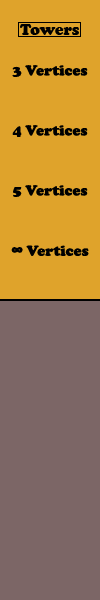
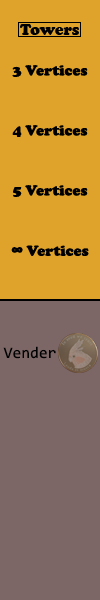
Before/after of a 100px x 600px layered artwork. What changed in the layer stack:
added layer "Camada 5" above "Vender" over box(58, 333, 98, 373)
added layer "Vender" above "Camada 4" over box(3, 346, 56, 359)
